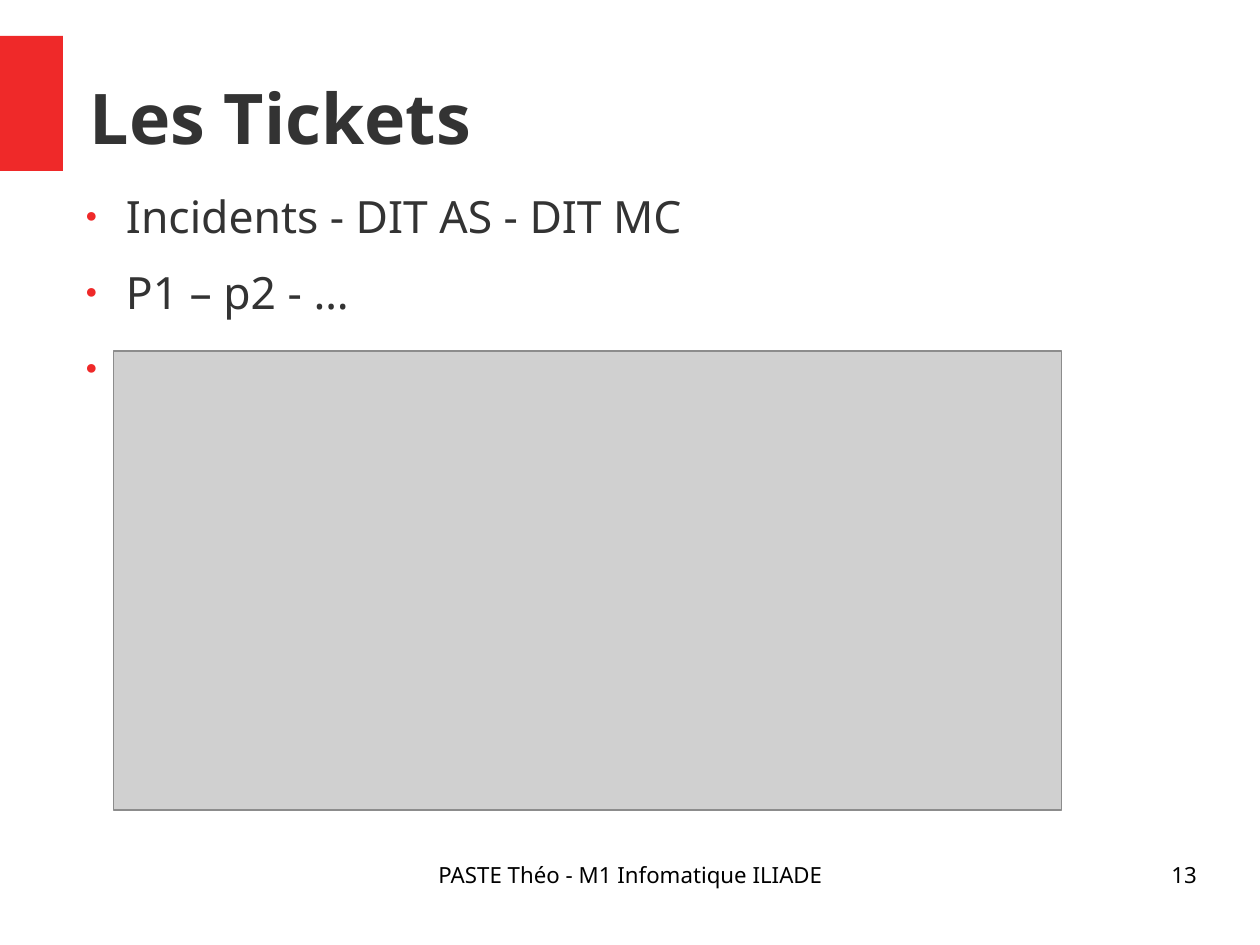
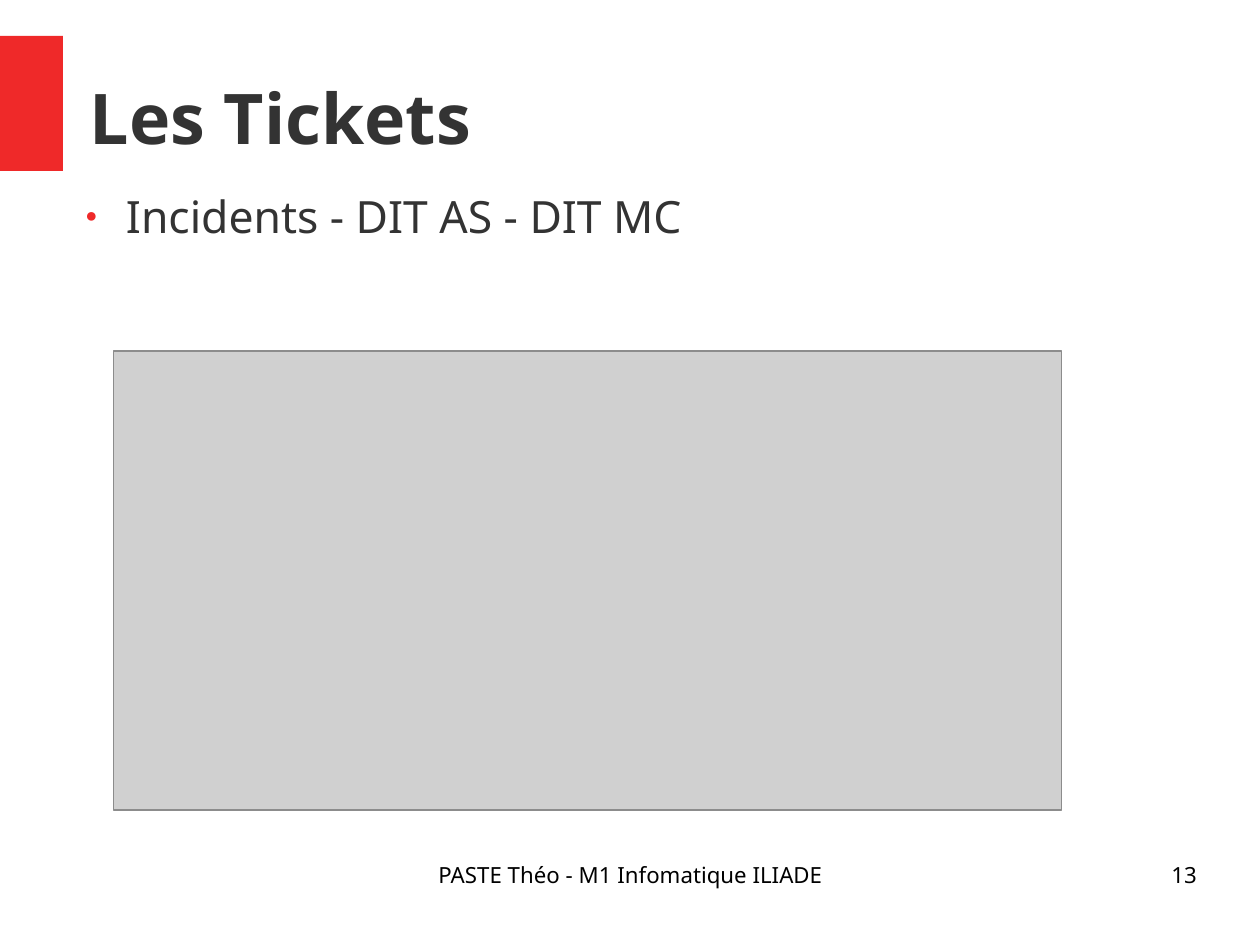
Before and after one commit to Narrateur/Rapport_de_Stage_M1, a slide deck: slide 13 of .gitbook/assets/Presentation_PASTE_Theo.odp. Drawn at 1260x945 pixels with LibreOffice and Linux fonts; fonts in the diff are those of the drawing; grey boxes stand for pictures. Boxes give left, top, right and bottom in pixels: in the first picture for what was removed or moved away, otherwise in the second. Text is boxed around its words. In the diff, an @@ line names an element or a change of style, - is before the commit and + after.

```diff
--- a/.gitbook/assets/Presentation_PASTE_Theo.odp
+++ b/.gitbook/assets/Presentation_PASTE_Theo.odp
@@ text at (126, 277, 494, 352): paragraphs removed @@
-● P1 – p2 - …
-● Cycle de vie (logs)
```
Also in this commit, not shown: 4 other slides changed, 1 other file.
